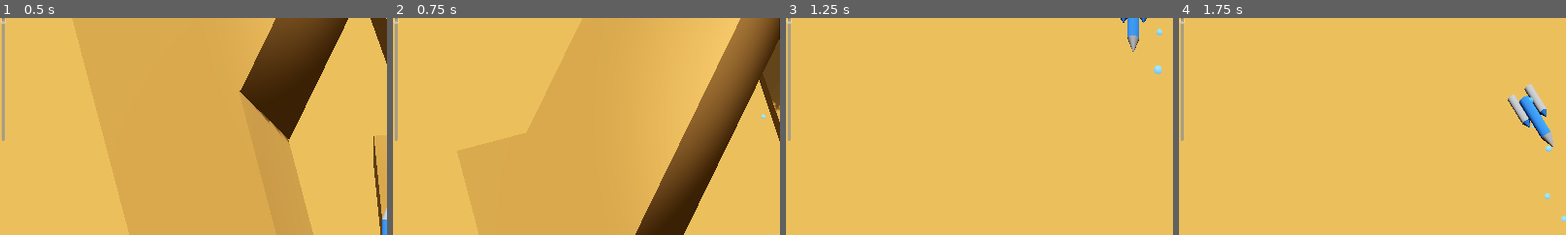
Above: before the commit, frames 1-4 (left to right).
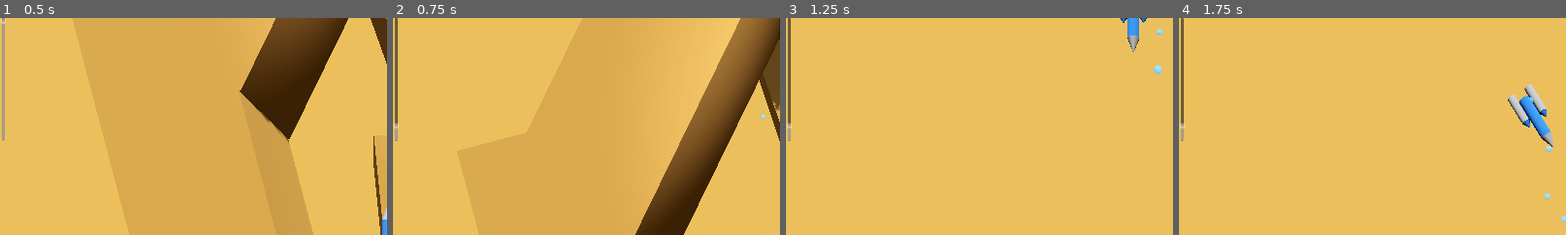
Above: after the commit, the same moments.

Repository: OutwardLightStudio/nexus
Game: Godot game, scene res://levels/level.tscn
Two runs of this game, one before a commit and one after it. Both use one fixed random seed, a clock stepped at 60 frames per second and the inputs below.
Inputs:
- Up to frame 1 (0.5 s): no input
- Up to frame 2 (0.75 s): hold D (rotate_right) from 0.53 s (still down); tap E (boost) at 0.6 s
- Up to frame 3 (1.25 s): keep holding D (rotate_right)
- Up to frame 4 (1.75 s): release D (rotate_right) at 1.28 s; hold A (rotate_left) from 1.28 s (still down); tap E (boost) at 1.35 s
The pictures show only the part of the screen within x 0-50%, y 0-50%; the shares and areas given below are measured in that part.

Frame 1 is identical in both runs. In frame 2, 0.4% of the frame differs, in the area x 0-2%, y 0-57%; in frame 3, 0.4%; in frame 4, 0.4%.

Commit message:
Fix fuel slider; crash when out of fuel

Diff:
--- a/scenes/player/fuel_controller.gd
+++ b/scenes/player/fuel_controller.gd
@@ -6,6 +6,11 @@
 
 signal fuel_depleted
 signal boost_requested
+
+# Time to wait after fuel depletion before crashing
+const FUEL_OUT_CRASH_DELAY = 5.0
+var time_since_fuel_out: float = 0.0
+var is_fuel_depleted: bool = false
 
 func _ready():
 	await get_tree().process_frame
@@ -19,10 +24,39 @@
 		fuel_slider.editable = false
 
 func process(delta: float):
-	parent.current_fuel -= parent.fuel_decrease * delta if parent.is_thrusting else 0
+	# Skip processing if already crashed or transitioning
+	if parent.current_state in [parent.State.CRASHED, parent.State.TRANSITIONING]:
+		return
+
+	# Process fuel consumption
+	if parent.is_thrusting:
+		parent.current_fuel -= parent.fuel_decrease * delta
+
+	# Clamp and update fuel values
+	parent.current_fuel = clamp(parent.current_fuel, 0.0, parent.max_fuel)
+	update_fuel_display(parent.current_fuel)
+
+	# Handle fuel depletion
 	if parent.current_fuel <= 0:
-		parent.current_fuel = 0
-		fuel_depleted.emit()
+		if not is_fuel_depleted:
+			is_fuel_depleted = true
+			fuel_depleted.emit()
 
+		# Start counting time since fuel ran out
+		time_since_fuel_out += delta
+
+		# Trigger crash sequence after delay
+		if time_since_fuel_out >= FUEL_OUT_CRASH_DELAY:
+			parent.start_crash_sequence()
+	else:
+		# Reset fuel depletion tracking if we somehow get more fuel
+		is_fuel_depleted = false
+		time_since_fuel_out = 0.0
+
+	# Handle boost requests
 	if Input.is_action_just_pressed("boost") and parent.current_fuel >= parent.boost_fuel_cost:
 		boost_requested.emit()
+
+func update_fuel_display(current_fuel: float):
+	if fuel_slider:
+		fuel_slider.value = current_fuel
